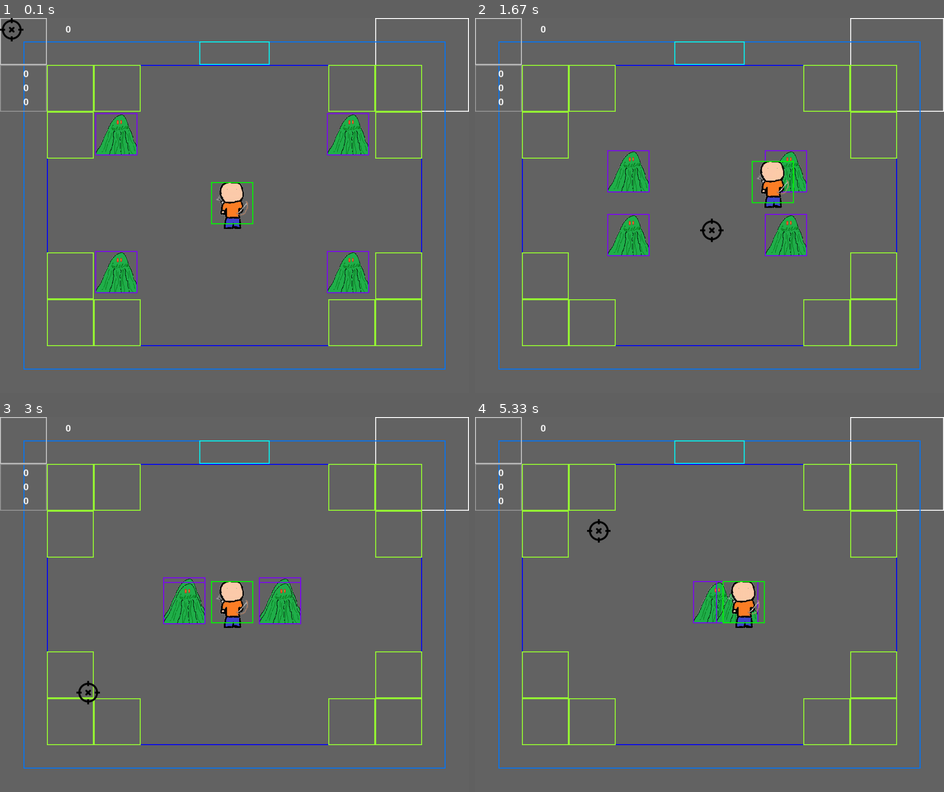
Above: before the commit, frames 1-4 (two rows, left to right).
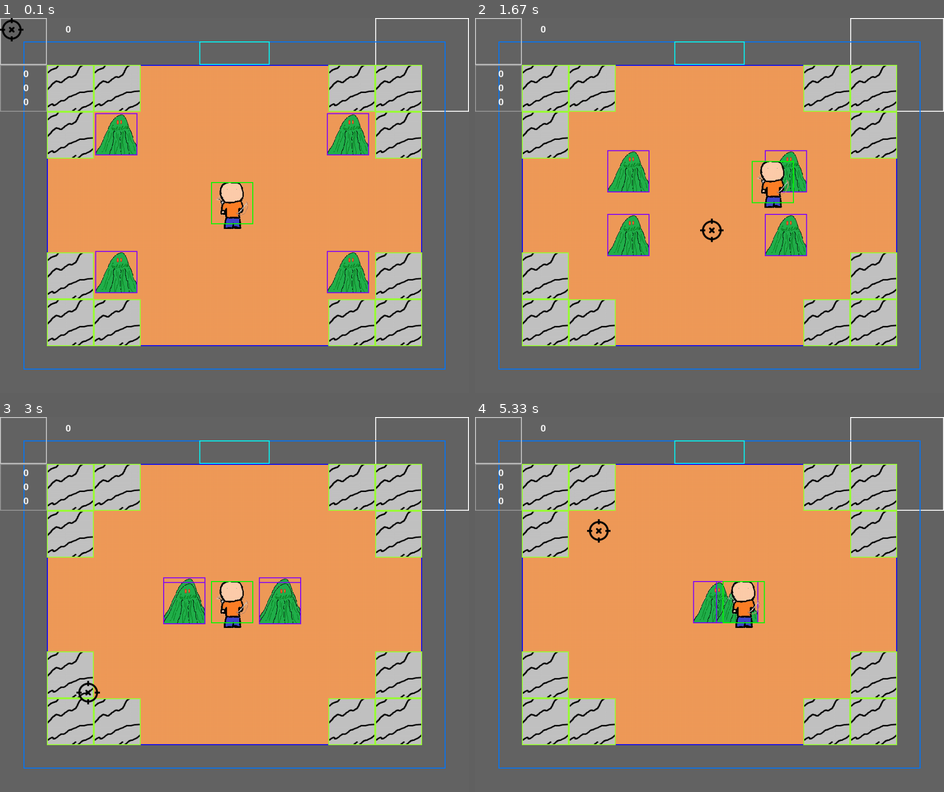
Above: after the commit, the same moments.

Repository: kapusta-gg/pygame_group6
Game: pygame game, started from main.py
Two runs of this game, one before a commit and one after it. Both use one fixed random seed, a clock stepped at 60 frames per second and the inputs below.
Inputs (mouse positions are in pixels of both pictures, inside the frame that each line leads up to):
- Up to frame 1 (0.1 s): no input
- Up to frame 2 (1.67 s): hold D 0.33-0.8 s; move the mouse to (690, 220) at 0.37 s; hold W 0.83-1.13 s; move the mouse to (859, 194) at 0.87 s; hold D 1.17-1.63 s; move the mouse to (709, 231) at 1.2 s
- Up to frame 3 (3 s): hold A 1.67-2.2 s; move the mouse to (121, 608) at 1.7 s; hold S 2.23-2.53 s; move the mouse to (281, 687) at 2.27 s; hold A 2.57-2.97 s; move the mouse to (89, 690) at 2.6 s
- Up to frame 4 (5.33 s): hold W 3-3.37 s; move the mouse to (779, 473) at 3.03 s; hold D 3.4-4.03 s; move the mouse to (883, 735) at 3.43 s; hold S 4.07-4.43 s; move the mouse to (765, 638) at 4.1 s; hold A 4.47-4.93 s; move the mouse to (718, 477) at 4.5 s; hold D from 4.97 s (still down); move the mouse to (596, 529) at 5 s

The runs differ from the first frame. In frame 1, 55% of the frame differs, in the area x 10-90%, y 12-88%; in frame 2, 55%; in frame 3, 56%; in frame 4, 57%.

Commit message:
Добавили спрайт пола и камня

Diff:
--- a/models/map/objects.py
+++ b/models/map/objects.py
@@ -1,4 +1,6 @@
 import pygame
+from methods import load_image
+
 
 class Object:
     def __init__(self, x: int, y: int):
@@ -8,3 +10,20 @@
     def draw(self, screen: pygame.Surface, is_show_hitbox=True):
         if is_show_hitbox:
             pygame.draw.rect(screen, self.field_color, self.field_hitbox, width=2)
+
+
+class Rock(Object):
+    image = load_image("images/block.png")
+
+    def __init__(self, x: int, y: int):
+        super().__init__(x, y)
+
+        self.sprite = pygame.sprite.Sprite()
+        self.sprite.image = Rock.image
+        self.sprite.rect = self.field_hitbox
+        self._ = pygame.sprite.GroupSingle()
+        self._.add(self.sprite)
+
+    def draw(self, screen: pygame.Surface, is_show_hitbox=True):
+        self._.draw(screen)
+        super().draw(screen, is_show_hitbox)
--- a/models/map/rooms.py
+++ b/models/map/rooms.py
@@ -1,5 +1,8 @@
+import pygame.transform
+
 from models.map.objects import *
 from models.entities.enemies import *
+
 
 class Room:
     def __init__(self):
@@ -30,13 +33,21 @@
 
 class Field:
     CELL_SIZE = 100
+    image = pygame.transform.scale(load_image("images/floor.png"), (800, 600))
 
     def __init__(self):
         self.field_hitbox = pygame.rect.Rect(100, 100, 800, 600)
         self.field_color = pygame.color.Color((0, 0, 255))
         self.field = [[None] * 8 for _ in range(6)]
 
+        self.sprite = pygame.sprite.Sprite()
+        self.sprite.image = Field.image
+        self.sprite.rect = self.field_hitbox
+        self._ = pygame.sprite.GroupSingle()
+        self._.add(self.sprite)
+
     def draw(self, screen: pygame.Surface, is_show_hitbox=True):
+        self._.draw(screen)
         if is_show_hitbox:
             pygame.draw.rect(screen, self.field_color, self.field_hitbox, width=2)
         for i in range(8):
@@ -55,6 +66,6 @@
         for i in range(8):
             for j in range(6):
                 if l[j][i] == "1":
-                    self.field[j][i] = Object(100 + i * Field.CELL_SIZE, 100 + j * Field.CELL_SIZE)
+                    self.field[j][i] = Rock(100 + i * Field.CELL_SIZE, 100 + j * Field.CELL_SIZE)
                 elif l[j][i] == "2":
                     self.field[j][i] = Enemy(100 + i * Field.CELL_SIZE, 100 + j * Field.CELL_SIZE)
